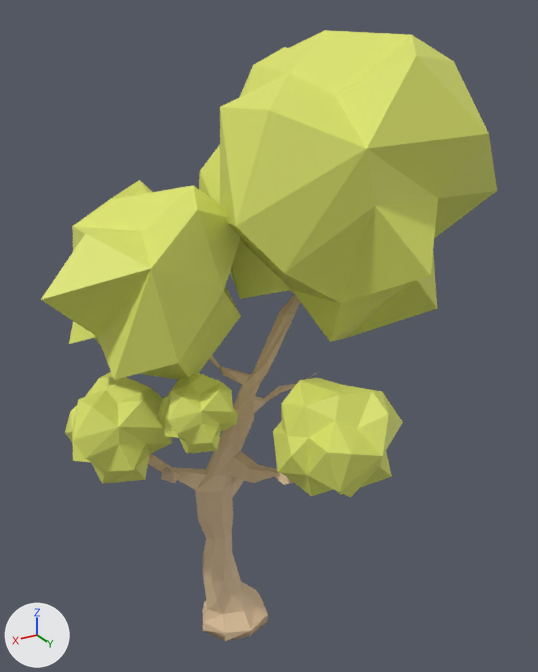
One commit to the FBX model Assets/Models/FBX/01/Drzewa/Tree_03.fbx: the scene before it, then after it.
Rendered twice from a 50 mm camera at (8.78, 16.84, 18.17) aimed at (-1.32, 0.0, 9.76). The axes (+X, +Y, +Z) are drawn at lower left. The lights are the same throughout. The first picture is the older version. Where no turn or scale is listed for an object, it has been applied to the vertices.

Before the edit, the objects in view are built like this:
```python
me_tree_03 = bpy.data.meshes.new('Tree_03')
me_tree_03.from_pydata(...)  # 475 vertices, 919 faces; spans x -7.5..4.9, y -3.9..4.7, z 0.0..17.8
# faces by material slot: [442, 477]
me_tree_03.materials.append(mat_leaves)  # yellow #dce469
me_tree_03.materials.append(mat_bark)  # beige #dfc29c
ob_tree_03 = bpy.data.objects.new('Tree_03', me_tree_03)
ob_tree_03.location = (0.0, 0.0, 0.0)
```
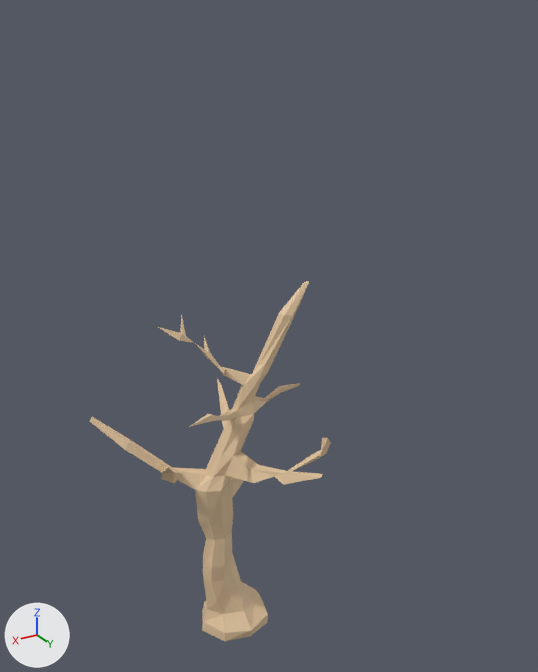
Where the newer file only moved an object's origin or applied its transform, the numbers keep the older frame.

Edits to the bpy script that builds the scene:
```text
Change me_tree_03:
    used by ob_tree_03; location = (0.0, 0.0, 0.0)
    remove me_tree_03.from_pydata(...)  # 475 vertices, 919 faces; spans x -7.5..4.9, y -3.9..4.7, z 0.0..17.8
    remove me_tree_03.materials.append(mat_leaves)  # yellow #dce469
    add me_tree_03.from_pydata(...)  # 243 vertices, 477 faces; spans x -2.7..3.6, y -2.7..3.5, z 0.0..11.2
    me_tree_03 part 1: the loose piece of 50 vertices spanning x -3.2..0.1, y 1.4..4.7, z 6.2..9.5 is deleted
    me_tree_03 part 2: the loose piece of 50 vertices spanning x 1.5..4.5, y -2.4..0.7, z 6.1..9.1 is deleted
    me_tree_03 part 3: the loose piece of 50 vertices spanning x 0.4..2.5, y -0.1..2.0, z 7.4..9.5 is deleted
    me_tree_03 part 4: the loose piece of 50 vertices spanning x -7.5..0.6, y -3.9..4.4, z 9.5..17.8 is deleted
    me_tree_03 part 5: the loose piece of 31 vertices spanning x -0.7..4.9, y -3.3..1.6, z 8.8..14.2 is deleted
    me_tree_03 part 6
    1 vertex is removed from x 0.7, y 0.6, z 7.9
    11 faces are deleted
    1 vertex is added at (0.6, 0.6, 7.8)
    12 new faces join them
    other edits to the shape of me_tree_03 do not show in these pictures
```

Changed parts and their boxes [x1, y1, x2, y2] in the pictures (538 x 672 px; the box of a moved part takes in the faces that stretch with it):
'Tree_03', reshaped (47% narrower, 41% shorter)
    before: [41, 30, 497, 641]
    after: [90, 281, 331, 641]
part 1 of me_tree_03, deleted (yellow)
    before: [273, 377, 403, 497]
part 2 of me_tree_03, deleted (yellow)
    before: [65, 372, 173, 484]
part 3 of me_tree_03, deleted (yellow)
    before: [158, 373, 238, 453]
part 4 of me_tree_03, deleted (yellow)
    before: [199, 30, 497, 342]
part 5 of me_tree_03, deleted (yellow)
    before: [41, 180, 241, 380]
part 6 of me_tree_03, moved or reshaped (not visible before)
    after: [212, 409, 232, 421]
